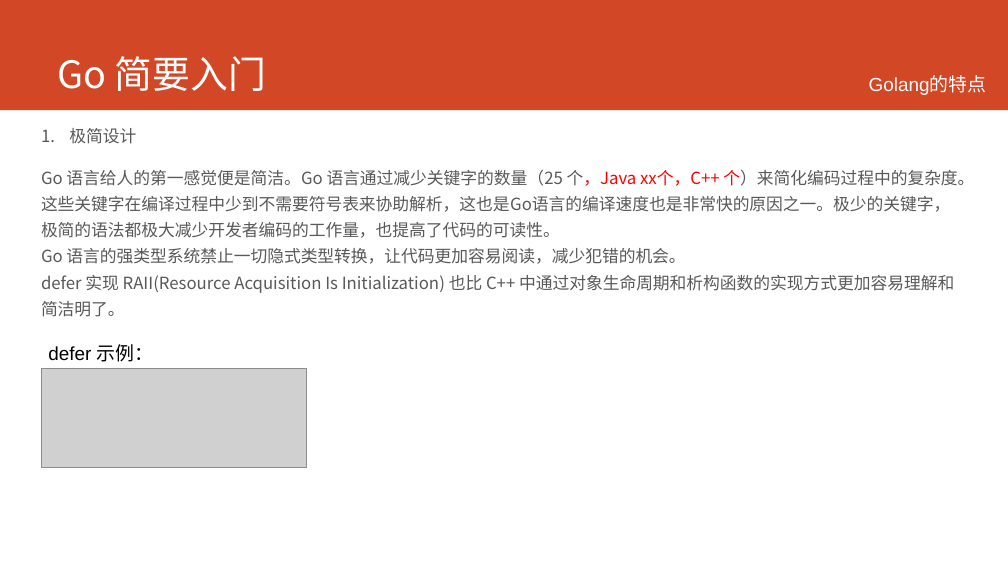
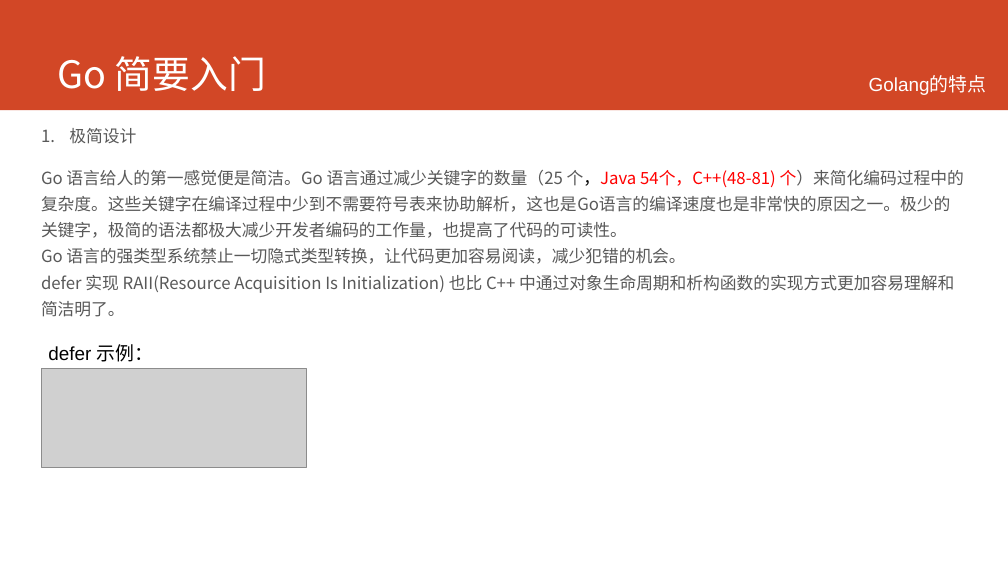
Before and after one commit to printfcoder/printfcoder, a slide deck: slide 6 of course/for-emc/course-for-emc.pptx. Drawn at 1008x567 pixels with LibreOffice and Linux fonts; fonts in the diff are those of the drawing; grey boxes stand for pictures; background and template pictures are left out. Boxes give left, top, right and bottom in pixels: in the first picture for what was removed or moved away, otherwise in the second. Text is boxed around its words. In the diff, an @@ line names an element or a change of style, - is before the commit and + after.

```diff
--- a/course/for-emc/course-for-emc.pptx
+++ b/course/for-emc/course-for-emc.pptx
@@ text at bbox=[41, 170, 964, 317]: text changed @@
-Go 语言给人的第一感觉便是简洁。Go 语言通过减少关键字的数量（25 个，Java xx个，C++ 个）来简化编码过程中的复杂度。这些关键字在编译过程中少到不需要符号表来协助解析，这也是Go语言的编译速度也是非常快的原因之一。极少的关键字，极简的语法都极大减少开发者编码的工作量，也提高了代码的可读性。
-Go 语言的强类型系统禁止一切隐式类型转换，让代码更加容易阅读，减少犯错的机会。
-defer 实现 RAII(Resource Acquisition Is Initialization) 也比 C++ 中通过对象生命周期和析构函数的实现方式更加容易理解和简洁明了。
+Go 语言给人的第一感觉便是简洁。Go 语言通过减少关键字的数量（25 个，Java 54个，C++(48-81) 个）来简化编码过程中的复杂度。这些关键字在编译过程中少到不需要符号表来协助解析，这也是Go语言的编译速度也是非常快的原因之一。极少的关键字，极简的语法都极大减少开发者编码的工作量，也提高了代码的可读性。
+Go 语言的强类型系统禁止一切隐式类型转换，让代码更加容易阅读，减少犯错的机会。
+defer 实现 RAII(Resource Acquisition Is Initialization) 也比 C++ 中通过对象生命周期和析构函数的实现方式更加容易理解和简洁明了。
```
Also in this commit, not shown: 5 other slides changed, 6 slides added, 3 slides removed, 6 other files.
